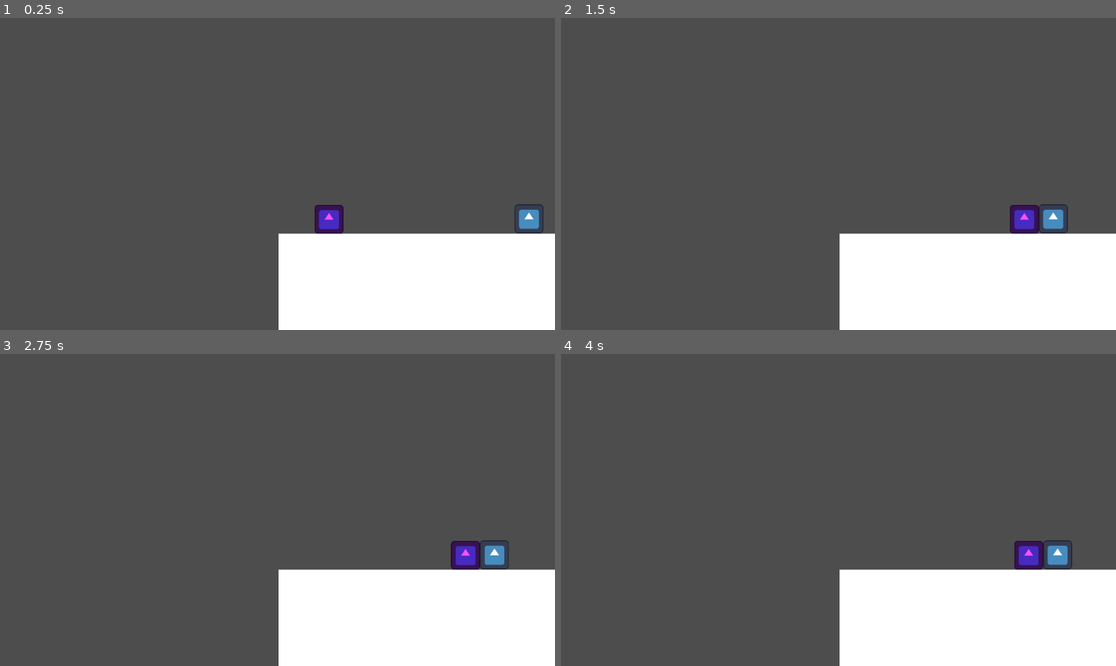
Above: before the commit, frames 1-4 (two rows, left to right).
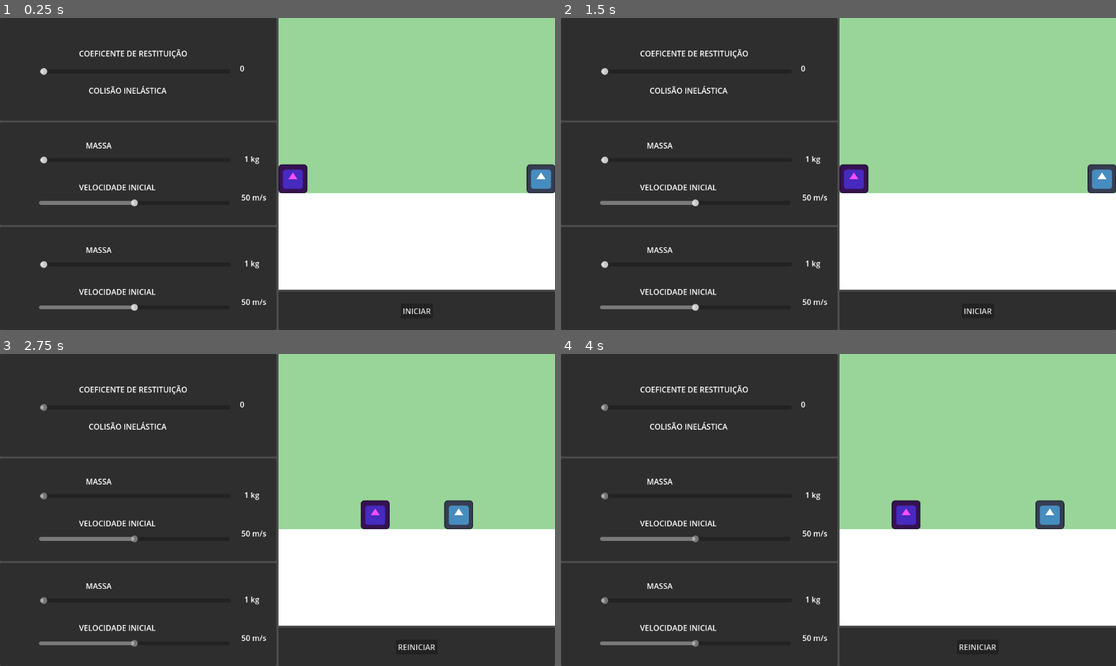
Above: after the commit, the same moments.

Repository: projetospix/Simulador-de-Colisoes
Game: Godot game, scene res://Cenas/cena_principal.tscn
Two runs of this game, one before a commit and one after it. Both use one fixed random seed, a clock stepped at 60 frames per second and the inputs below. The engine's default icon, where the game draws it, is replaced by a stand-in: a white triangle on a blue panel in a dark square.
Inputs (mouse positions are in pixels of both pictures, inside the frame that each line leads up to):
- Up to frame 1 (0.25 s): no input
- Up to frame 2 (1.5 s): click (977, 311) at 0.5 s, where only the run after the commit has a clickable "INICIAR"; click (977, 311) at 1.25 s, where only the run after the commit has a clickable "REINICIAR"
- Up to frame 3 (2.75 s): click (416, 647) at 2 s, where only the run after the commit has a clickable "INICIAR"
- Up to frame 4 (4 s): click (977, 647) at 2.75 s, where only the run after the commit has a clickable "REINICIAR"; click (977, 647) at 3.5 s, where only the run after the commit has a clickable "INICIAR"

The runs differ from the first frame. In frame 1, 89% of the frame differs, in the area x 0-100%, y 0-100%; in frame 2, 89%; in frame 3, 89%; in frame 4, 89%.

Commit message:
Mecânica do Simulador Pronta

Diff:
--- a/Cenas/cena_principal.tscn
+++ b/Cenas/cena_principal.tscn
@@ -1,7 +1,12 @@
-[gd_scene load_steps=4 format=3 uid="uid://csty0hmue6rxn"]
+[gd_scene load_steps=7 format=3 uid="uid://csty0hmue6rxn"]
 
 [ext_resource type="Texture2D" uid="uid://b1wh7e2kwfnv7" path="res://icon.svg" id="1_1ufgm"]
 [ext_resource type="Script" path="res://Scripts/cena_principal.gd" id="1_rdwce"]
+[ext_resource type="Script" path="res://Scripts/coeficiente_restituicao.gd" id="2_30yyi"]
+[ext_resource type="Script" path="res://Scripts/Bolinha1.gd" id="3_n84es"]
+
+[sub_resource type="StyleBoxFlat" id="StyleBoxFlat_3t0s8"]
+bg_color = Color(0.6, 0.835294, 0.6, 1)
 
 [sub_resource type="RectangleShape2D" id="RectangleShape2D_mdpvd"]
 size = Vector2(60, 60)
@@ -18,14 +23,145 @@
 layout_mode = 2
 size_flags_horizontal = 3
 
+[node name="Coeficiente" type="Panel" parent="Painel de Controle"]
+unique_name_in_owner = true
+layout_mode = 2
+size_flags_vertical = 3
+script = ExtResource("2_30yyi")
+
+[node name="SliderCoeficiente" type="HSlider" parent="Painel de Controle/Coeficiente" groups=["Sliders"]]
+layout_mode = 0
+offset_left = 83.0
+offset_top = 70.0
+offset_right = 479.0
+offset_bottom = 152.0
+max_value = 1.0
+step = 0.1
+
+[node name="Titulo" type="Label" parent="Painel de Controle/Coeficiente"]
+layout_mode = 0
+offset_left = 164.0
+offset_top = 62.0
+offset_right = 389.0
+offset_bottom = 85.0
+text = "COEFICENTE DE RESTITUIÇÃO"
+
+[node name="Valor do E" type="Label" parent="Painel de Controle/Coeficiente"]
+layout_mode = 0
+offset_left = 498.0
+offset_top = 93.0
+offset_right = 538.0
+offset_bottom = 116.0
+
+[node name="Tipo Colisão" type="Label" parent="Painel de Controle/Coeficiente"]
+layout_mode = 0
+offset_left = 184.0
+offset_top = 139.0
+offset_right = 346.0
+offset_bottom = 162.0
+text = "COLISÃO INELÁSTICA"
+
+[node name="Bolinha1" type="Panel" parent="Painel de Controle"]
+layout_mode = 2
+size_flags_vertical = 3
+script = ExtResource("3_n84es")
+
+[node name="SliderMassa" type="HSlider" parent="Painel de Controle/Bolinha1" groups=["Sliders"]]
+offset_left = 83.0
+offset_top = 37.0
+offset_right = 479.0
+offset_bottom = 119.0
+min_value = 1.0
+value = 1.0
+
+[node name="SliderV0" type="HSlider" parent="Painel de Controle/Bolinha1" groups=["Sliders"]]
+offset_left = 81.0
+offset_top = 126.0
+offset_right = 477.0
+offset_bottom = 208.0
+value = 50.0
+
+[node name="Massa" type="Label" parent="Painel de Controle/Bolinha1"]
+offset_left = 178.0
+offset_top = 36.0
+offset_right = 403.0
+offset_bottom = 59.0
+text = "MASSA"
+
+[node name="Velocidade Inicial" type="Label" parent="Painel de Controle/Bolinha1"]
+offset_left = 164.0
+offset_top = 123.0
+offset_right = 389.0
+offset_bottom = 146.0
+text = "VELOCIDADE INICIAL"
+
+[node name="Valor Massa" type="Label" parent="Painel de Controle/Bolinha1"]
+offset_left = 507.0
+offset_top = 64.0
+offset_right = 544.0
+offset_bottom = 87.0
+
+[node name="Valor V0" type="Label" parent="Painel de Controle/Bolinha1"]
+offset_left = 501.0
+offset_top = 144.0
+offset_right = 541.0
+offset_bottom = 167.0
+
+[node name="Bolinha2" type="Panel" parent="Painel de Controle"]
+layout_mode = 2
+size_flags_vertical = 3
+script = ExtResource("3_n84es")
+
+[node name="SliderMassa" type="HSlider" parent="Painel de Controle/Bolinha2" groups=["Sliders"]]
+offset_left = 83.0
+offset_top = 37.0
+offset_right = 479.0
+offset_bottom = 119.0
+min_value = 1.0
+value = 1.0
+
+[node name="SliderV0" type="HSlider" parent="Painel de Controle/Bolinha2" groups=["Sliders"]]
+offset_left = 81.0
+offset_top = 126.0
+offset_right = 477.0
+offset_bottom = 208.0
+value = 50.0
+
+[node name="Massa" type="Label" parent="Painel de Controle/Bolinha2"]
+offset_left = 178.0
+offset_top = 36.0
+offset_right = 403.0
+offset_bottom = 59.0
+text = "MASSA"
+
+[node name="Velocidade Inicial" type="Label" parent="Painel de Controle/Bolinha2"]
+offset_left = 164.0
+offset_top = 123.0
+offset_right = 389.0
+offset_bottom = 146.0
+text = "VELOCIDADE INICIAL"
+
+[node name="Valor Massa" type="Label" parent="Painel de Controle/Bolinha2"]
+offset_left = 507.0
+offset_top = 64.0
+offset_right = 544.0
+offset_bottom = 87.0
+
+[node name="Valor V0" type="Label" parent="Painel de Controle/Bolinha2"]
+offset_left = 501.0
+offset_top = 144.0
+offset_right = 541.0
+offset_bottom = 167.0
+
 [node name="Ecrã" type="VBoxContainer" parent="."]
 layout_mode = 2
 size_flags_horizontal = 3
 
-[node name="Simulador" type="Control" parent="Ecrã"]
+[node name="Simulador" type="Panel" parent="Ecrã"]
 clip_contents = true
 layout_mode = 2
 size_flags_vertical = 3
+theme_override_styles/panel = SubResource("StyleBoxFlat_3t0s8")
 
 [node name="Chão" type="ColorRect" parent="Ecrã/Simulador"]
 custom_minimum_size = Vector2(0, 200)
@@ -63,3 +199,47 @@
 [node name="CollisionShape2D" type="CollisionShape2D" parent="Ecrã/Simulador/Chão/Bolinha2"]
 shape = SubResource("RectangleShape2D_mdpvd")
 metadata/_edit_lock_ = true
+
+[node name="Painel de Controle" type="Panel" parent="Ecrã"]
+custom_minimum_size = Vector2(0, 80)
+layout_mode = 2
+
+[node name="Iniciar" type="Button" parent="Ecrã/Painel de Controle"]
+unique_name_in_owner = true
+layout_mode = 1
+anchors_preset = 8
+anchor_left = 0.5
+anchor_top = 0.5
+anchor_right = 0.5
+anchor_bottom = 0.5
+offset_left = -23.5
+offset_top = -15.5
+offset_right = 23.5
+offset_bottom = 15.5
+grow_horizontal = 2
+grow_vertical = 2
+text = "INICIAR"
+
+[node name="Reiniciar" type="Button" parent="Ecrã/Painel de Controle"]
+unique_name_in_owner = true
+layout_mode = 1
+anchors_preset = 8
+anchor_left = 0.5
+anchor_top = 0.5
+anchor_right = 0.5
+anchor_bottom = 0.5
+offset_left = -23.5
+offset_top = -15.5
+offset_right = 23.5
+offset_bottom = 15.5
+grow_horizontal = 2
+grow_vertical = 2
+text = "REINICIAR"
+
+[connection signal="value_changed" from="Painel de Controle/Coeficiente/SliderCoeficiente" to="Painel de Controle/Coeficiente" method="_on_value_changed"]
+[connection signal="value_changed" from="Painel de Controle/Bolinha1/SliderMassa" to="Painel de Controle/Bolinha1" method="_on_slider_massa_value_changed"]
+[connection signal="value_changed" from="Painel de Controle/Bolinha1/SliderV0" to="Painel de Controle/Bolinha1" method="_on_slider_v_0_value_changed"]
+[connection signal="value_changed" from="Painel de Controle/Bolinha2/SliderMassa" to="Painel de Controle/Bolinha2" method="_on_slider_massa_value_changed"]
+[connection signal="value_changed" from="Painel de Controle/Bolinha2/SliderV0" to="Painel de Controle/Bolinha2" method="_on_slider_v_0_value_changed"]
+[connection signal="button_up" from="Ecrã/Painel de Controle/Iniciar" to="." method="_on_iniciar"]
+[connection signal="button_up" from="Ecrã/Painel de Controle/Reiniciar" to="." method="_on_reiniciar"]
--- /dev/null
+++ b/Scripts/Bolinha1.gd
@@ -0,0 +1,18 @@
+extends Panel
+
+@export var m: float = 0
+@export var v0: float = 0
+
+func _ready():
+	_on_slider_massa_value_changed(1)
+	_on_slider_v_0_value_changed(50)
+
+
+func _on_slider_massa_value_changed(value):
+	m = value
+	$"Valor Massa".text = str(m) + " kg"
+
+
+func _on_slider_v_0_value_changed(value):
+	v0 = value
+	$"Valor V0".text = str(v0) +  " m/s"
--- a/Scripts/cena_principal.gd
+++ b/Scripts/cena_principal.gd
@@ -2,15 +2,15 @@
 
 @onready var bolinha = %Bolinha
 @onready var bolinha2 = %Bolinha2
+@onready var coeficiente = %Coeficiente
 
-@export var e: float = 0
-@export var m1: float = 10
-@export var m2: float = 5
+@onready var painel_bolinha1 = $"Painel de Controle/Bolinha1"
+@onready var painel_bolinha2 = $"Painel de Controle/Bolinha2"
+
 
 # Called when the node enters the scene tree for the first time.
 func _ready():
-	bolinha.velocity.x = 300
-	bolinha2.velocity.x = -100
+	_on_reiniciar()
 
 func _physics_process(delta):
 	var collision = bolinha.move_and_collide(bolinha.velocity * delta)
@@ -18,7 +18,7 @@
 	if collision:
 		var velocidade1 = bolinha.velocity
 		var velocidade2 = bolinha2.velocity
-		CalculaVelocidades(m1, m2, velocidade1, velocidade2, e)
+		CalculaVelocidades(painel_bolinha1.m, painel_bolinha1.m, velocidade1, velocidade2, coeficiente.e)
 
 func CalculaVelocidades(m1, m2, v1_inicial, v2_inicial, e):
 	var v1_final = ((m1 - e * m2)*v1_inicial + m2*(1+e)*v2_inicial)/(m1+m2)
@@ -26,3 +26,20 @@
 	print(v1_final, v2_final)
 	bolinha.velocity = v1_final
 	bolinha2.velocity = v2_final
+
+func _on_iniciar():
+	bolinha.velocity.x = painel_bolinha1.v0*5
+	bolinha2.velocity.x = - painel_bolinha2.v0*5
+	get_tree().set_group("Sliders", "editable", false)
+	%Reiniciar.visible = true
+	%Iniciar.visible = false
+
+
+func _on_reiniciar():
+	bolinha.velocity.x = 0
+	bolinha2.velocity.x = 0
+	bolinha.position = Vector2(30, -30)
+	bolinha2.position = Vector2(545, -30)
+	get_tree().set_group("Sliders", "editable", true)
+	%Iniciar.visible = true
+	%Reiniciar.visible = false
--- /dev/null
+++ b/Scripts/coeficiente_restituicao.gd
@@ -0,0 +1,16 @@
+extends Panel
+
+@export var e: float = 0
+
+func _ready():
+	$"Valor do E".text = "0"
+
+func _on_value_changed(value):
+	e = value
+	$"Valor do E".text = str(e)
+	if e == 0:
+		$"Tipo Colisão".text = "COLISÃO INELÁSTICA"
+	elif e == 1:
+		$"Tipo Colisão".text = "COLISÃO ELÁSTICA"
+	else:
+		$"Tipo Colisão".text = "COLISÃO PARCIALMENTE ELÁSTICA"
